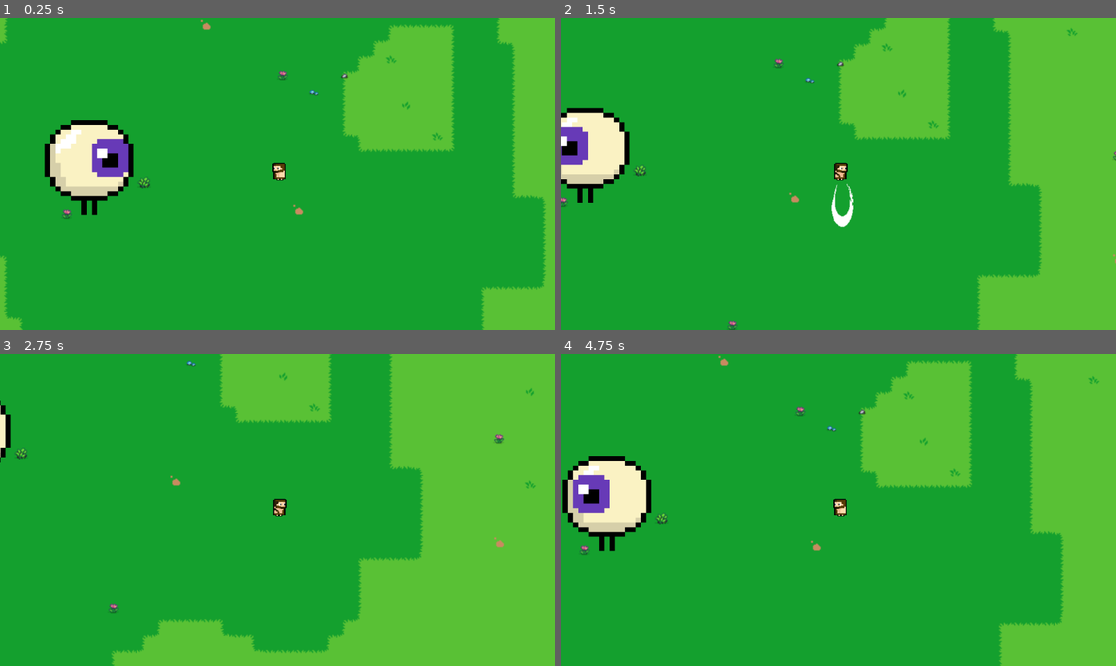
Above: before the commit, frames 1-4 (two rows, left to right).
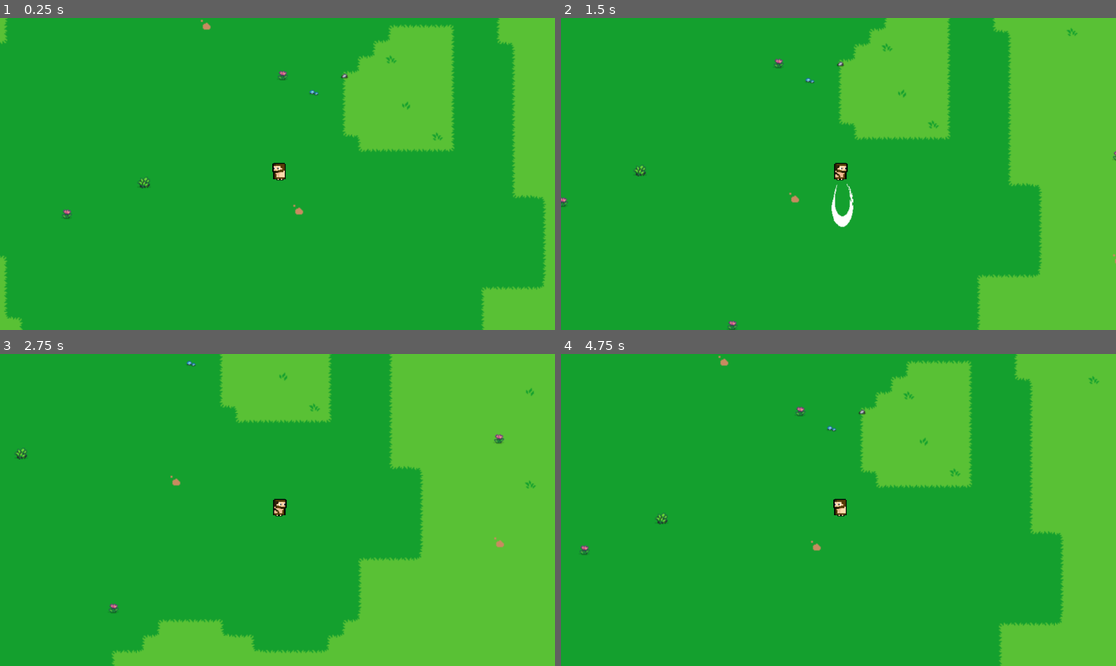
Above: after the commit, the same moments.

Repository: real-name-hidden-bit/bonk-souls-v.01
Game: Godot game, scene res://node_2d.tscn
Same seed, same stepped clock (60 frames per second), same inputs: the game is played once before the commit and once after it.
Inputs:
- Up to frame 1 (0.25 s): no input
- Up to frame 2 (1.5 s): hold Right (ui_right) 0.53-1.28 s; tap Z (attack) at 0.6, 1.35 s; hold Down (ui_down) from 1.28 s (still down)
- Up to frame 3 (2.75 s): release Down (ui_down) at 2.03 s; hold Right (ui_right) from 2.03 s (still down); tap Z (attack) at 2.1 s
- Up to frame 4 (4.75 s): release Right (ui_right) at 2.78 s; hold Up (ui_up) 2.78-3.53 s; tap Z (attack) at 2.85, 3.6, 4.35 s; hold Left (ui_left) from 3.53 s (still down)

The runs differ from the first frame. In frame 1, 3.6% of the frame differs, in the area x 8-25%, y 32-64%; in frame 2, 2.9%; in frame 3, 0.3%; in frame 4, 3.6%.

Commit message:
Knockback Logic

Diff:
--- a/Scenes/Enemy/enemy.tscn
+++ b/Scenes/Enemy/enemy.tscn
@@ -65,7 +65,7 @@
 script = ExtResource("1_nvvbs")
 
 [node name="AnimatedSprite2D" type="AnimatedSprite2D" parent="." unique_id=1027407054]
-position = Vector2(532.75, 335.5)
+position = Vector2(6.2499695, 14.5)
 scale = Vector2(0.43312493, 0.39375)
 sprite_frames = SubResource("SpriteFrames_hb8ge")
 animation = &"walk"
@@ -73,20 +73,20 @@
 frame_progress = 0.7879412
 
 [node name="CollisionShape2D" type="CollisionShape2D" parent="." unique_id=1937490433]
-position = Vector2(527.99994, 319.99997)
+position = Vector2(1.4999083, -1.0000305)
 rotation = -1.5716138
 shape = SubResource("CapsuleShape2D_7k104")
 
 [node name="Hurtbox" type="Area2D" parent="." unique_id=1146931299]
-visible = false
 
 [node name="CollisionShape2D" type="CollisionPolygon2D" parent="Hurtbox" unique_id=1984238053]
+position = Vector2(-526.5, -320.99997)
 polygon = PackedVector2Array(489, 237, 565, 237, 565, 247, 586, 247, 587, 257, 597, 257, 597, 266, 608, 266, 608, 286,  …(269 unchanged characters)…
 
 [node name="Hitbox" type="Area2D" parent="." unique_id=419438933]
 
 [node name="CollisionShape2D" type="CollisionShape2D" parent="Hitbox" unique_id=1111746850]
-position = Vector2(528, 320)
+position = Vector2(1.5000305, -0.9999695)
 shape = SubResource("CapsuleShape2D_4gyqm")
 
 [node name="NavigationAgent2D" type="NavigationAgent2D" parent="." unique_id=244488824]
--- a/Scenes/Player/player.gd
+++ b/Scenes/Player/player.gd
@@ -1,18 +1,16 @@
 extends CharacterBody2D
 
-# Existing Player Sprites
+# --- NODES ---
 @onready var left: Sprite2D = $left
 @onready var right: Sprite2D = $right
 
-# Weapon References
 @onready var weapon_pivot: Node2D = $WeaponPivot
 @onready var weapon_sprite: AnimatedSprite2D = $WeaponPivot/WeaponArea/WeaponSprite
 @onready var weapon_hitbox: CollisionShape2D = $WeaponPivot/WeaponArea/WeaponHitbox
 
+# --- STATS ---
 const SPEED = 300.0
 var lives: int = 4
-
-# State Variable
 var is_attacking: bool = false
 
 func _ready() -> void:
@@ -20,9 +18,9 @@
 	weapon_sprite.hide()
 	weapon_hitbox.disabled = true
 
-	# Connect signals so the code knows when animations change or finish
+	# Connect signals for the active frames logic
 	weapon_sprite.animation_finished.connect(_on_attack_finished)
-	weapon_sprite.frame_changed.connect(_on_weapon_frame_changed) # NEW SIGNAL HERE
+	weapon_sprite.frame_changed.connect(_on_weapon_frame_changed)
 
 func _physics_process(delta: float) -> void:
 	# Only allow movement and aiming if the player is NOT currently attacking
@@ -62,39 +60,48 @@
 
 	move_and_slide()
 
+# --- WEAPON LOGIC ---
+
 func perform_attack() -> void:
 	is_attacking = true
-
-	# Show the sprite and play the animation
 	weapon_sprite.show()
 	weapon_sprite.play("swing")
 
-	# Notice we NO LONGER enable the hitbox here!
-	# The frame_changed function will handle it now.
-
 func _on_attack_finished() -> void:
-	# Reset back to normal movement state
 	is_attacking = false
-
 	weapon_sprite.hide()
 	weapon_sprite.stop()
 	weapon_hitbox.disabled = true
-
 
 func _on_weapon_frame_changed() -> void:
 	if not is_attacking:
 		return
 
+	# Turns the damage hitbox ON during frames 3, 4, and 5
 	if weapon_sprite.frame >= 3 and weapon_sprite.frame <= 5:
 		weapon_hitbox.disabled = false
 	else:
 		weapon_hitbox.disabled = true
 
-func take_damage() -> void:
+# --- TAKING DAMAGE LOGIC ---
+
+func take_damage(attacker_position: Vector2) -> void:
 	lives -= 1
 	print("Player hit! Lives remaining: ", lives)
 
+	# --- SIMPLE X/Y INSTANT HOP (KNOCKBACK) ---
+
+	# Check X (Left / Right)
+	if attacker_position.x < global_position.x:
+		position.x += 30 # Enemy is left, hop right
+	else:
+		position.x -= 30 # Enemy is right, hop left
+
+	# Check Y (Up / Down)
+	if attacker_position.y < global_position.y:
+		position.y += 30 # Enemy is above, hop down
+	else:
+		position.y -= 30 # Enemy is below, hop up
+
 	if lives <= 0:
 		print("Game Over!")
-		# Later, you can reload the scene or show a Game Over screen here
-		# get_tree().reload_current_scene()
--- a/Scripts/enemy.gd
+++ b/Scripts/enemy.gd
@@ -2,34 +2,54 @@
 
 @onready var animated_sprite: AnimatedSprite2D = $AnimatedSprite2D
 
+var hp: int = 50
+
 func _ready() -> void:
-	# Just play the animation so it looks alive
+	# Start the walking animation immediately
 	animated_sprite.play("walk")
 
 func _physics_process(delta: float) -> void:
-	# AI Chasing logic is removed for now!
+	# Keeping this empty for now so we can focus purely on combat testing
 	pass
 
 # --- COMBAT LOGIC ---
 
 # 1. This triggers when the player's weapon swings into the enemy's Hurtbox
 func _on_hurtbox_area_entered(area: Area2D) -> void:
-	# Check if the thing that hit us has the "weapon" nametag
+	# Make sure the thing hitting us has the "weapon" nametag
 	if area.is_in_group("weapon"):
-		take_damage()
+		# Using area.global_position prevents the 'owner' crash!
+		take_damage(area.global_position)
 
 # 2. This triggers when the enemy's Hitbox touches the player's body
 func _on_hitbox_body_entered(body: Node2D) -> void:
-	# Check if the thing we bumped into has the "player" nametag
+	# Make sure the thing we bumped into has the "player" nametag
 	if body.is_in_group("player"):
 		deal_damage_to_player(body)
 
-func take_damage() -> void:
-	# For now, the enemy is destroyed instantly
-	print("Enemy got BONKED!")
-	queue_free()
+func take_damage(attacker_position: Vector2) -> void:
+	hp -= 1
+	print("Enemy HP: ", hp)
+
+	# --- SIMPLE X/Y INSTANT HOP (KNOCKBACK) ---
+
+	# Check X (Left / Right)
+	if attacker_position.x < global_position.x:
+		position.x += 20 # Attacker is left, hop right
+	else:
+		position.x -= 20 # Attacker is right, hop left
+
+	# Check Y (Up / Down)
+	if attacker_position.y < global_position.y:
+		position.y += 20 # Attacker is above, hop down
+	else:
+		position.y -= 20 # Attacker is below, hop up
+
+	if hp <= 0:
+		print("Enemy Defeated!")
+		queue_free()
 
 func deal_damage_to_player(player_node: Node2D) -> void:
-	# Tells the player script to run its damage function
+	# Tells the player script to run its damage function and passes the enemy's position
 	if player_node.has_method("take_damage"):
-		player_node.take_damage()
+		player_node.take_damage(global_position)
